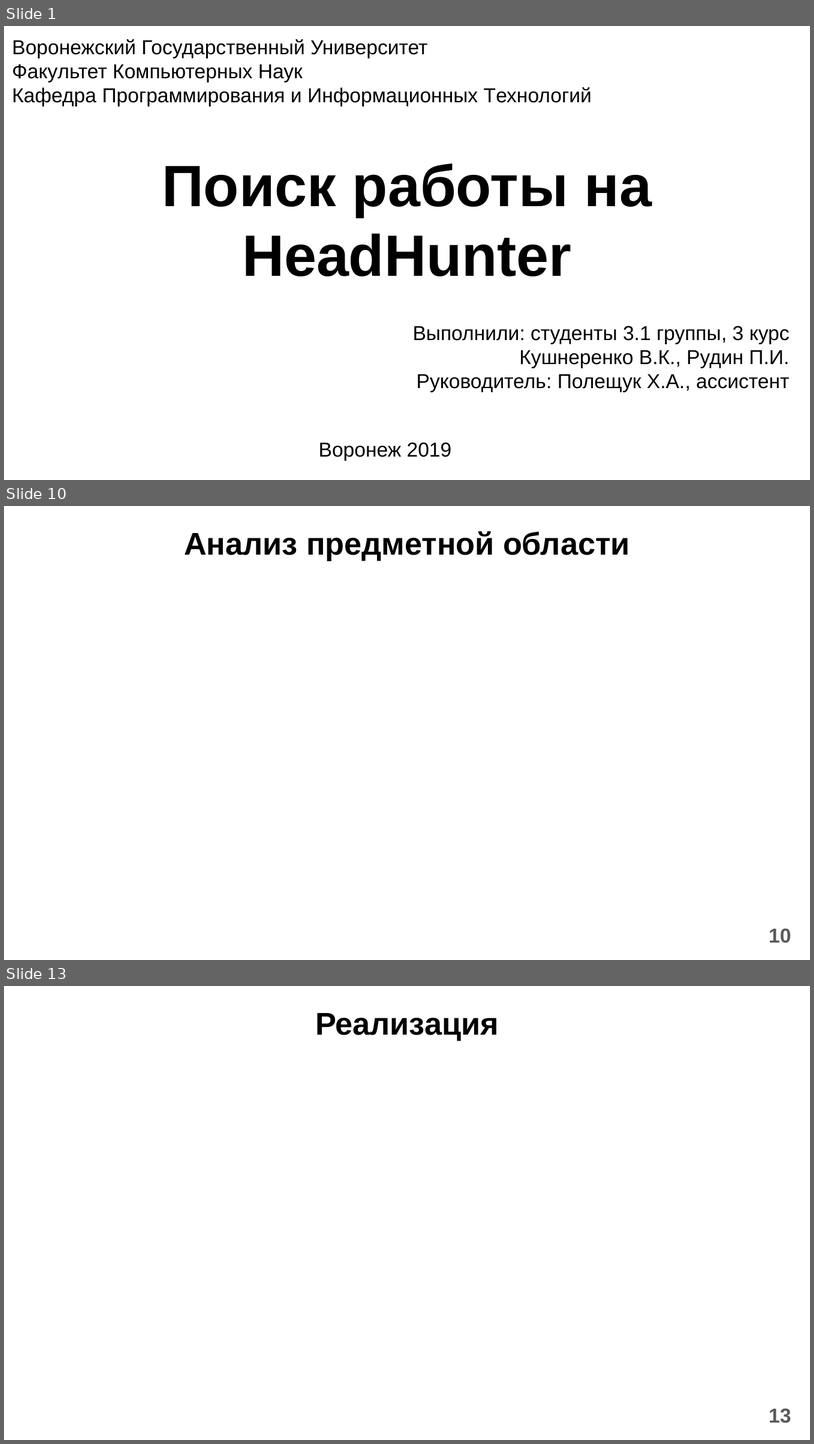
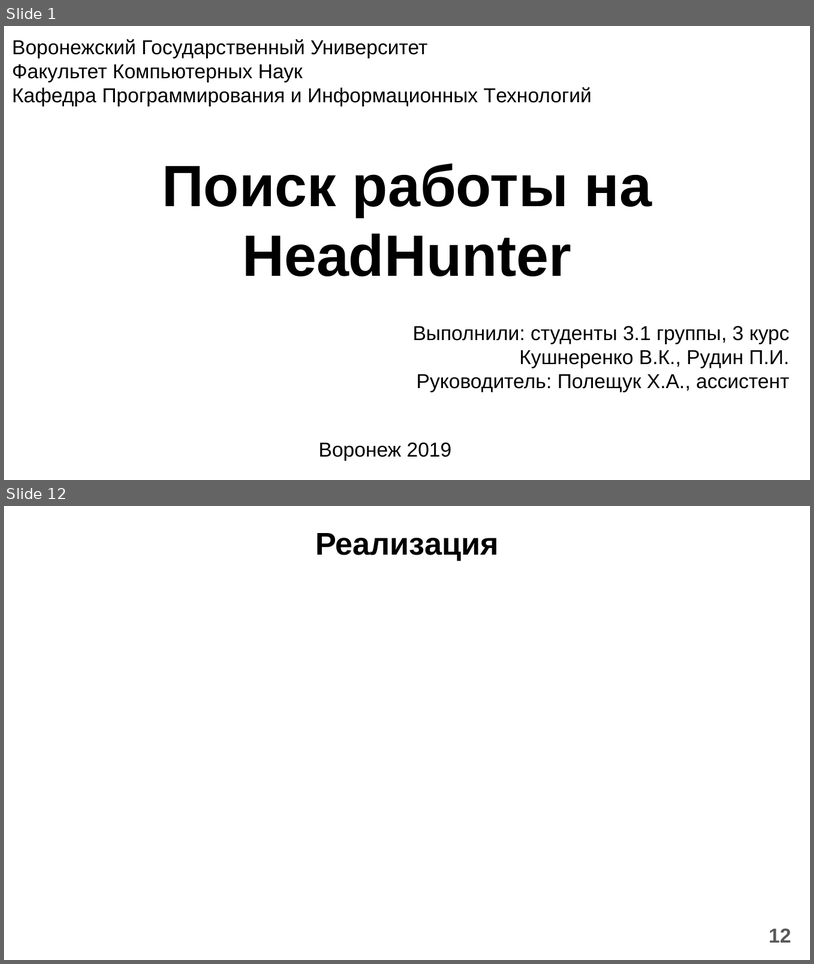
Before and after one commit to Vitya535/FindJobOnHH, a slide deck: Documents/Presentation.pptx. Shown one above the other, each under a label of ours: slides 1, 10 and 13 before the commit, slides 1 and 12 after it; the slides between them are not shown. The pictures are 814x1444 and 814x964 pixels, drawn with LibreOffice and Linux fonts; fonts in the diff are those of the drawing. Boxes give left, top, right and bottom in pixels: in the first picture for what was removed or moved away, otherwise in the second. Text is boxed around its words. In the diff, an @@ line names an element or a change of style, - is before the commit and + after.

```diff
--- a/Documents/Presentation.pptx
+++ b/Documents/Presentation.pptx
@@ slide 10 removed at [4, 506, 810, 960], background #FFFFFF @@
@@ title removed at [184, 531, 630, 561] @@
-Анализ предметной области
@@ page number removed at [769, 928, 791, 943] @@
-10
@@ what was slide 13 is now slide 12 @@
@@ page number at [769, 928, 791, 942]: text changed @@
-13
+12
```
Also in this commit, not shown: 9 slides changed, 2 slides added, 2 other slides removed.
